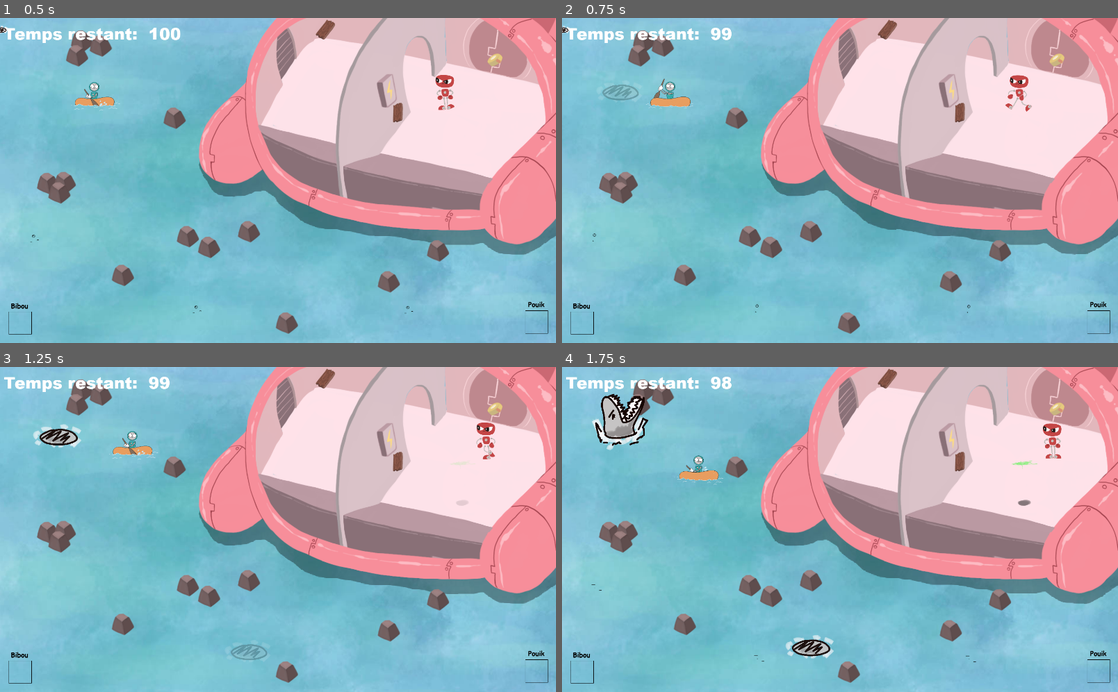
Above: before the commit, frames 1-4 (two rows, left to right).
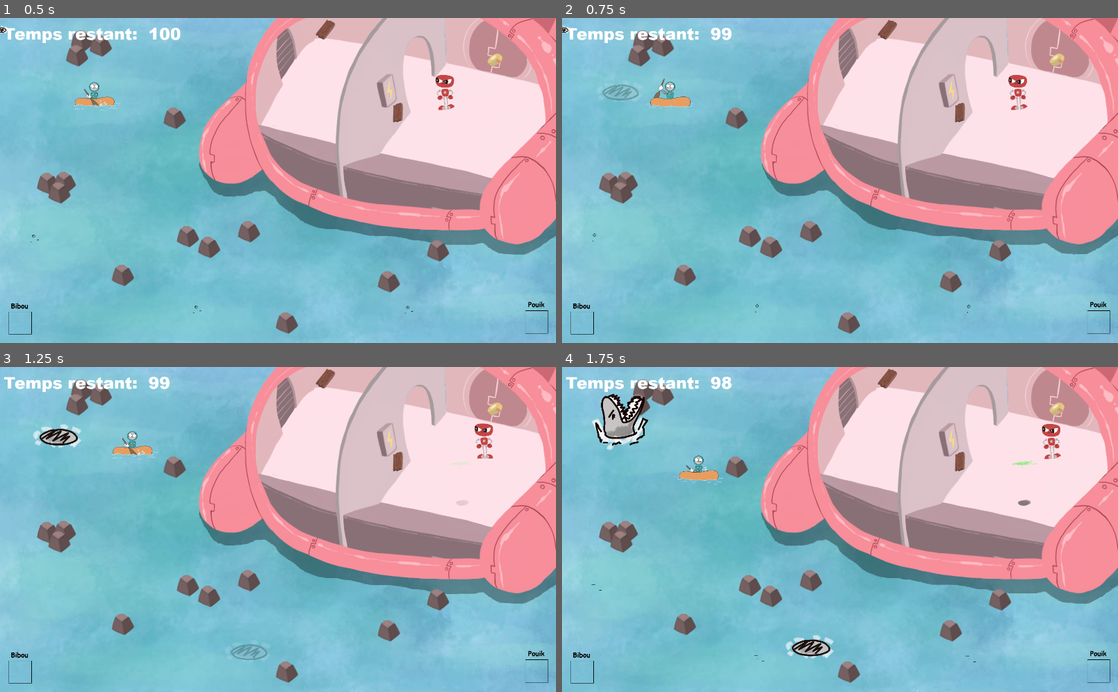
Above: after the commit, the same moments.

Repository: Majimo/FishAndShip
Game: Godot game, scene res://scenes/MainWorld.tscn
The game is run twice, just before and just after one commit, with the same random seed, the same clock (stepped at 60 frames per second) and the same inputs. Sound files missing from this copy of the repository are replaced by a short silence.
Inputs:
- Up to frame 1 (0.5 s): no input
- Up to frame 2 (0.75 s): tap Enter (ui_accept) at 0.5 s; hold Right (ui_right) from 0.53 s (still down); hold D (ui_right2) from 0.53 s (still down)
- Up to frame 3 (1.25 s): keep holding Right (ui_right); keep holding D (ui_right2); tap Enter (ui_accept) at 0.77 s
- Up to frame 4 (1.75 s): release Right (ui_right) at 1.28 s; release D (ui_right2) at 1.28 s; hold Down (ui_down) from 1.28 s (still down); tap D (ui_right2) at 1.35 s; tap Enter (ui_accept) at 1.52 s

Frame 1 is identical in both runs. In frame 2, 0.2% of the frame differs, in the area x 79-85%, y 17-29%; in frame 3, 0.2%, in the area x 85-90%, y 17-29%; in frame 4, 0.2%.
Error before the commit: Attempt to call function 'play' in base 'null instance' on a null instance. (res://scripts/ZoneAReparer.gd:15)

Commit message:
Gestion des objets reparation

Diff:
--- a/scenes/MainWorld.tscn
+++ b/scenes/MainWorld.tscn
@@ -158,6 +158,7 @@
 
 [node name="ZoneAReparer1" parent="ZonesAReparer" groups=[
 "zoneAReparer",
+"zoneAReparer1",
 ] instance=ExtResource( 8 )]
 position = Vector2( 1161.69, 244.934 )
 rotation = -0.699877
@@ -165,11 +166,13 @@
 
 [node name="ZoneAReparer2" parent="ZonesAReparer" groups=[
 "zoneAReparer",
+"zoneAReparer2",
 ] instance=ExtResource( 8 )]
 position = Vector2( 961.074, 15.1626 )
 
 [node name="ZoneAReparer3" parent="ZonesAReparer" groups=[
 "zoneAReparer",
+"zoneAReparer3",
 ] instance=ExtResource( 8 )]
 position = Vector2( 1428.78, 97.9736 )
 rotation = 0.211185
@@ -335,7 +338,7 @@
 
 [node name="VaisseauCoule" type="Timer" parent="."]
 wait_time = 100.0
-[connection signal="module_repaired" from="ZonesAReparer/ZoneAReparer" to="ZonesAReparer" method="_on_ZoneAReparer_module_repaired"]
+[connection signal="module_repaired" from="ZonesAReparer/ZoneAReparer1" to="ZonesAReparer/ZoneAReparer1" method="_on_ZoneAReparer1_module_repaired"]
 [connection signal="module_repaired" from="ZonesAReparer/ZoneAReparer2" to="ZonesAReparer" method="_on_ZoneAReparer2_module_repaired"]
 [connection signal="module_repaired" from="ZonesAReparer/ZoneAReparer3" to="ZonesAReparer" method="_on_ZoneAReparer3_module_repaired"]
 [connection signal="finished" from="Musique" to="." method="_on_Musique_finished"]
--- a/scripts/GlobalZonesAReparer.gd
+++ b/scripts/GlobalZonesAReparer.gd
@@ -7,7 +7,7 @@
 		get_tree().change_scene("res://scenes/WinOver.tscn")
 
 
-func _on_ZoneAReparer_module_repaired():
+func _on_ZoneAReparer1_module_repaired():
 	modulesRepares[0] = 1
 
 
--- a/scripts/MainWorld.gd
+++ b/scripts/MainWorld.gd
@@ -15,6 +15,8 @@
 var objet_zone2
 var objet_zone3
 
+signal zone_est_repare
+
 func _ready():
 	$VaisseauCoule.start()
 	$Musique.play()
@@ -24,7 +26,9 @@
 	$Players/Perso1.connect("pose_un_objet",self,"pose_un_objet")
 
 	$Players/Perso2.connect("recupere_objet",self,"recupere_objet")
-	$Players/Perso2.connect("repare",self,"repare")
+	$Players/Perso2.connect("repareZone1",self,"repareZone1")
+	$Players/Perso2.connect("repareZone2",self,"repareZone2")
+	$Players/Perso2.connect("repareZone3",self,"repareZone3")
 
 	objet_zone1 = $ZonesAReparer/ZoneAReparer1.materiaux_necessaire()
 	objet_zone2 = $ZonesAReparer/ZoneAReparer2.materiaux_necessaire()
@@ -88,10 +92,50 @@
 	else :
 		print("pouik tiens déjà un objet ou aucun objet n'est posé")
 
-func repare():
-#	if
-#	print(objet_zone1)
-	pass
+func repareZone1():
+	if pouik_tiens_objet == true and pouik_objet_tenu == objet_zone1:
+		pouik_tiens_objet = false
+		$ZonesAReparer/ZoneAReparer1.visible = false
+		if pouik_objet_tenu == objets[0] :
+			$InventaireJ2/PlancheDeBois2.visible = false
+		if pouik_objet_tenu == objets[1] :
+			$InventaireJ2/PlaqueDeFer2.visible = false
+		if pouik_objet_tenu == objets[2] :
+			$InventaireJ2/Scotch2.visible = false
+		pouik_objet_tenu = null
+		emit_signal("zone1_est_repare")
+	else:
+		print("pouik ne tiens pas le bon objet ou ne tiens pas d'objet")
+
+func repareZone2():
+	if pouik_tiens_objet == true and pouik_objet_tenu == objet_zone2:
+		pouik_tiens_objet = false
+		$ZonesAReparer/ZoneAReparer2.visible = false
+		if pouik_objet_tenu == objets[0] :
+			$InventaireJ2/PlancheDeBois2.visible = false
+		if pouik_objet_tenu == objets[1] :
+			$InventaireJ2/PlaqueDeFer2.visible = false
+		if pouik_objet_tenu == objets[2] :
+			$InventaireJ2/Scotch2.visible = false
+		pouik_objet_tenu = null
+		emit_signal("zone2_est_repare")
+	else:
+		print("pouik ne tiens pas le bon objet ou ne tiens pas d'objet")
+func repareZone3():
+	if pouik_tiens_objet == true and pouik_objet_tenu == objet_zone3:
+		pouik_tiens_objet = false
+		$ZonesAReparer/ZoneAReparer3.visible = false
+		if pouik_objet_tenu == objets[0] :
+			$InventaireJ2/PlancheDeBois2.visible = false
+		if pouik_objet_tenu == objets[1] :
+			$InventaireJ2/PlaqueDeFer2.visible = false
+		if pouik_objet_tenu == objets[2] :
+			$InventaireJ2/Scotch2.visible = false
+		pouik_objet_tenu = null
+		emit_signal("zone3_est_repare")
+	else:
+		print("pouik ne tiens pas le bon objet ou ne tiens pas d'objet")
+
 
 func _on_Musique_finished():
 	$Musique.play()
--- a/scripts/Perso2.gd
+++ b/scripts/Perso2.gd
@@ -2,18 +2,25 @@
 
 var isSpecialAction
 signal recupere_objet
-signal repare
+signal repareZone1
+signal repareZone2
+signal repareZone3
 
+var est_repare = false
 
 func _ready():
 	isSpecialAction = ""
 	$Sprite.play("pouik_attend")
 
+	self.connect("zone1_est_repare", self, "zone1_est_repare")
+	self.connect("zone2_est_repare", self, "zone2_est_repare")
+	self.connect("zone3_est_repare", self, "zone3_est_repare")
+
 func _physics_process(delta):
 	var direction = Vector2()
 
 	if Input.is_action_pressed("ui_right2"):
-		$Sprite.play("pouik_marche")
+		$Sprite.play("poutik_marche")
 		direction.x += 1
 	if Input.is_action_pressed("ui_left2"):
 		$Sprite.play("pouik_marche")
@@ -33,15 +40,24 @@
 	move_and_collide((speed * delta) * direction)
 
 func _on_Area2D_area_entered(area):
-	if area.is_in_group('zoneAReparer'):
+	if area.is_in_group("zoneAReparer1"):
+		emit_signal("repareZone1")
+	if area.is_in_group("zoneAReparer2"):
+		emit_signal("repareZone2")
+	if area.is_in_group("zoneAReparer3"):
+		emit_signal("repareZone3")
+
+	if est_repare == true and area.is_in_group("zoneAReparer"):
 		$PouikSoude.play()
 		$Sprite.stop()
 		isSpecialAction = "pouik_soude"
 		$Sprite.play("pouik_soude")
 		actionPersoAvecAttente('Hop hop, on répare', 2)
-		print(area._on_Perso2_repairModule())
-		emit_signal("repare")
+		area._on_Perso2_repairModule(area)
+		print('oo')
 
+func zone_est_repare(est_repare):
+	return true
 
 func _on_Area2D_area_entered_drop(area):
 	if area.is_in_group('dropZone'):
--- a/scripts/ZoneAReparer.gd
+++ b/scripts/ZoneAReparer.gd
@@ -12,7 +12,7 @@
 	randomize()
 #	$AnimatedSprite.play('burn')
 	isBurning = true
-	$AnimatedSprite.play('burn')
+#	$AnimatedSprite.play('burn')
 
 func _on_Perso2_repairModule():
 	if reparer == true:
@@ -32,3 +32,10 @@
 	if materiaux_select == "Scotch":
 		$Scotch.visible = true
 	return materiaux_select
+
+
+
+
+
+func _on_ZoneAReparer1_module_repaired():
+	pass # Replace with function body.
